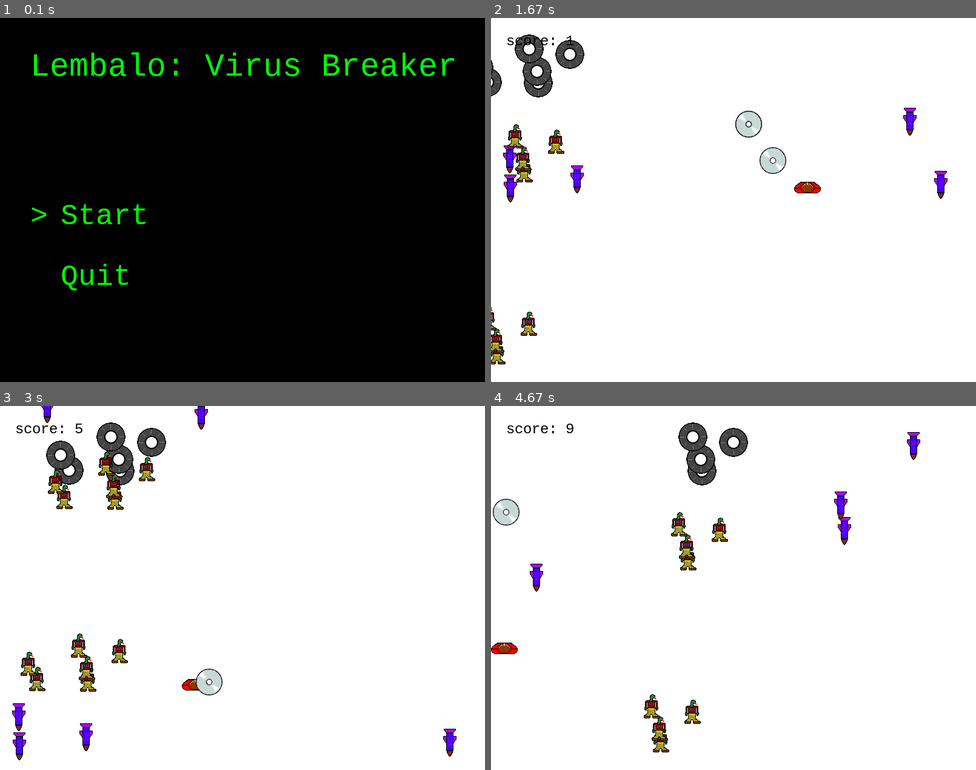
Above: before the commit, frames 1-4 (two rows, left to right).
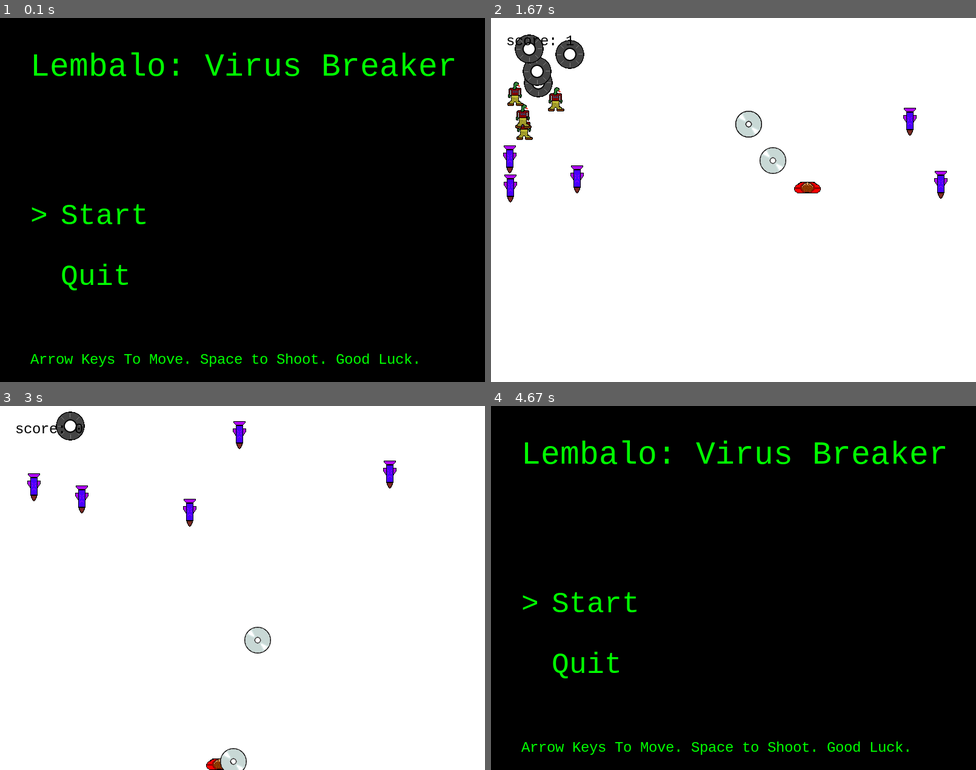
Above: after the commit, the same moments.

Repository: GilbertWilliams/Antimal2ElectricBoogaloo
Game: pygame game, started from main.py
The game is run twice, just before and just after one commit, with the same random seed, the same clock (stepped at 60 frames per second) and the same inputs. The source is Python 2; it was converted automatically to run under Python 3.
Inputs:
- Up to frame 1 (0.1 s): no input
- Up to frame 2 (1.67 s): tap Enter at 0.33 s; tap Space at 0.67, 1.07, 1.37, 1.57 s; hold Up 1-1.47 s; hold Right from 1.5 s (still down)
- Up to frame 3 (3 s): tap Space at 1.87, 2.07, 2.37, 2.63, 2.97 s; release Right at 1.97 s; hold Left 2-2.53 s; hold Down 2.57-2.87 s; hold Left from 2.9 s (still down)
- Up to frame 4 (4.67 s): tap Space at 3.27, 3.4, 3.8, 4.1, 4.47 s; release Left at 3.3 s; hold Up 3.33-3.7 s; hold Left 3.73-4.37 s; hold Down from 4.4 s (still down)

The runs differ from the first frame. In frame 1, 0.7% of the frame differs, in the area x 6-87%, y 92-96%; in frame 2, 1.5%; in frame 3, 5.7%; in frame 4, 99%, in the area x 0-100%, y 0-100%.

Commit message:
Enemy bullets, directions
General updates

Diff:
--- a/main.py
+++ b/main.py
@@ -73,7 +73,7 @@
     def __init__(self, x, y):
         Bullet.__init__(self)
         self.image = pygame.image.load('resources\kha.png')
-        self.vel = 20
+        self.vel = 10
         self.rect.x = x
         self.rect.y = y
 
@@ -81,20 +81,14 @@
         self.rect.y += self.vel
 
         # Check for collision between bullet and player
-        if pygame.sprite.spritecollide(player, enemySprites, True):
-            self.kill()
+        if pygame.sprite.spritecollide(player, enemyBullets, True):
+            player.kill()
 
         # Set boundaries
         if self.rect.y >= 650:
             self.kill()
 
 class Enemy(pygame.sprite.Sprite): # Enemy super class
-    '''
-    This is the enemy super class. It is designed to hold all of the necessary variables for enemies that can be
-    changed according to varying enemy types. Perhaps later this can be consolidated into a super class for both the
-    Player and Enemy classes.
-    '''
-
     def __init__(self, x, y):
         # Default values
         pygame.sprite.Sprite.__init__(self)
@@ -137,7 +131,6 @@
 
 '''
 Current goals:
-    Add enemy projectiles
     Design the first boss fight
 '''
 
@@ -197,7 +190,7 @@
 
     pVel = 20 # Set default player velocity to pass to Player constructor
 
-    reloadspeed = 500
+    reloadspeed = 1000
     reloadEvent = pygame.USEREVENT + 1
     Reloaded = True
 
@@ -256,6 +249,7 @@
             elif event.type == reloadEvent:
                 for flyer in flyerSprites:
                     Reloaded = True
+                    reloadspeed += randrange(0, 500, 100)
                     flyerBullet = enemyBullet(flyer.rect.x, flyer.rect.y)
                     enemyBullets.add(flyerBullet)
                     allSprites.add(flyerBullet)
@@ -271,18 +265,28 @@
                 newEnemy = Enemy(randrange(0, 750, 1), randrange(-150, -50, 1))
                 enemySprites.add(newEnemy)
                 allSprites.add(newEnemy)
-            if flyerSprites.__len__() <= 5:
+            if flyerSprites.__len__() <= 3:
                 newFlyer = secretEnemy(randrange(-150, -50, 1), randrange(0, 100, 1))
                 flyerSprites.add(newFlyer)
                 allSprites.add(newFlyer)
 
-        if Reloaded and playerSprite.has(player):
-            Reloaded = False
-            pygame.time.set_timer(reloadEvent, reloadspeed)
+        if Reloaded and playerSprite.has(player): #Check if player is alive and enemies can shoot
+            Reloaded = False # Expend shot
+            pygame.time.set_timer(reloadEvent, reloadspeed) # Repeat
 
         # Update and draw all sprites
         allSprites.update()
         allSprites.draw(screen)
+
+        # Keep score
+        score = player.headcount
+        scoreString = str(score)
+        scoreboard = scoreFont.render("score: " + scoreString, 1, (0, 0, 0))
+        screen.blit(scoreboard, (25,25))
+
+        # Enemy counter for boss fight
+        if score >= 11:
+            allSprites.add(boss)
 
         # It's game over, man, game over!
         if not playerSprite.has(player): # Check if player has died
@@ -290,16 +294,8 @@
             allSprites.empty() # Clear all sprites
             gameover = gameoverFont.render("Game Over", 1, (0, 0, 0)) # Print game over
             screen.blit(gameover, (250,300))
-
-        # Keep score
-        score = player.headcount
-        scoreString = str(score)
-        scoreboard = scoreFont.render("score: " + scoreString, 1, (0, 0, 0))
-        screen.blit(scoreboard, (25,25))
-
-        # Enemy counter for boss fight
-        if score >= 11:
-            allSprites.add(boss)
+            pressSpace = gameoverFont.render("Press Space To Return", 1, (0, 0, 0))
+            screen.blit(pressSpace, (150, 500))
 
         # Update the display
         pygame.display.update()
@@ -320,11 +316,13 @@
         self.clock = pygame.time.Clock()
         self.font = pygame.font.SysFont('courier', 48)
         self.titleFont = pygame.font.SysFont('courier', 53)
+        self.directFont = pygame.font.SysFont('courier', 24)
         self.color = (0, 255, 0)
 
     def run(self):
         title = self.titleFont.render('Lembalo: Virus Breaker', 1, self.color)
         start = self.font.render('Start', 1, self.color)
+        directions = self.directFont.render('Arrow Keys To Move. Space to Shoot. Good Luck.', 1, self.color)
         quitgame = self.font.render('Quit', 1, self.color)
 
         cursor = 0
@@ -360,6 +358,7 @@
             screen.blit(title, (50, 50))
             screen.blit(start, (100, 300))
             screen.blit(quitgame, (100, 400))
+            screen.blit(directions, (50, 550))
             bracegroup.draw(screen)
             bracegroup.update()
 
